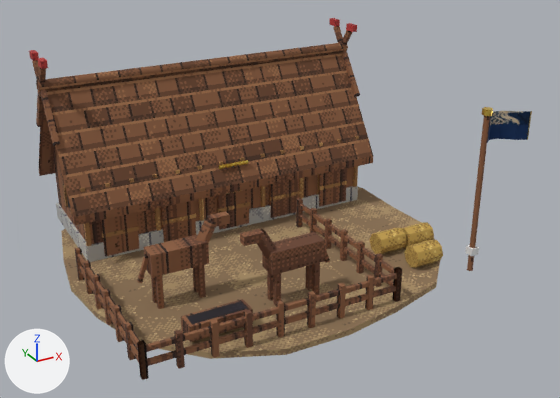
The Blender file art_source/blender/vikings/stable.blend, before and after one commit.
Both versions are drawn from a camera (50 mm lens) standing at (-4.5, -9.11, 5.21) and looking at (0.3, -0.39, 0.85). Every picture has the same lights, and +X, +Y and +Z are marked at lower left. The picture after the commit comes second.

The first picture shows 'vikings_stable'.
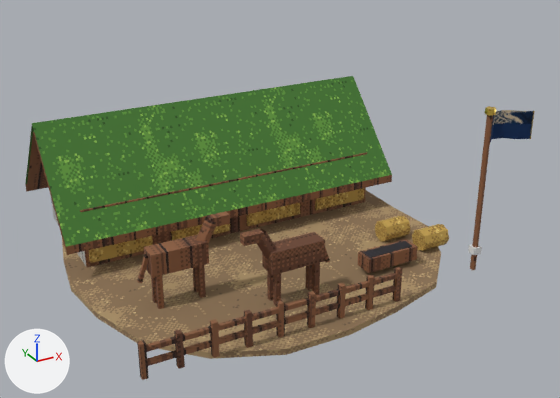
Pixel boxes [x1, y1, x2, y2] of what changed, in the pictures (560 x 398 px; the box of a moved part takes in the faces that stretch with it):
'vikings_stable', reshaped (16% shorter): before [29, 18, 532, 380]; after [25, 76, 535, 380]
part 1 of me_vikings_stable, moved or reshaped: before [401, 222, 434, 245]; after [377, 216, 411, 241]
part 2 of me_vikings_stable, moved or reshaped: before [402, 229, 411, 248]; after [375, 222, 387, 241]
part 3 of me_vikings_stable, moved or reshaped: before [410, 240, 443, 267]; after [418, 224, 449, 250]
part 4 of me_vikings_stable, moved or reshaped: before [404, 246, 419, 268]; after [412, 230, 426, 251]
part 5 of me_vikings_stable, moved or reshaped: before [467, 116, 490, 271]; after [470, 115, 493, 270]
part 6 of me_vikings_stable, rebuilt: before [482, 108, 493, 116]; after [485, 108, 496, 116]
part 7 of me_vikings_stable, rebuilt (not visible before): after [490, 110, 535, 142]
part 8 of me_vikings_stable, rebuilt (not visible afterwards): before [487, 111, 532, 143]
part 9 of me_vikings_stable, rebuilt (not visible afterwards): before [89, 167, 354, 245]
part 10 of me_vikings_stable, deleted (brown): before [29, 18, 479, 380]
part 11 of me_vikings_stable, reshaped: before [56, 186, 358, 262]; after [25, 76, 392, 267]
part 12 of me_vikings_stable, added: after [357, 239, 482, 273]

What changed in the scene script:
```text
Add img_pe_grass:
    img_pe_grass = load_image('PE_Grass', '../../textures/materials/PE_Grass.png', 64, 64, 'sRGB')
Add mat_pe_grass:
    mat_pe_grass = principled_material('PE_Grass')
    mat_pe_grass.texture = img_pe_grass
    mat_pe_grass.roughness = 1.0
Change me_vikings_stable:
    used by ob_vikings_stable; location = (0.0, 0.0, 0.0)
    remove me_vikings_stable.from_pydata(...)  # 1981 vertices, 536 faces; spans x -2.62..2.89, y -2.64..2.58, z 0.0..2.82
    add me_vikings_stable.from_pydata(...)  # 895 vertices, 251 faces; spans x -2.62..2.94, y -2.64..2.58, z 0.0..2.36
    me_vikings_stable part 1: the loose piece of 16 vertices spanning x 1.84..2.26, y -1.41..-1.09, z 0.08..0.39 is moved by (-0.15, 0.35, 0.0)
    me_vikings_stable part 2: the loose piece of 8 vertices spanning x 1.84, y -1.41..-1.09, z 0.08..0.39 is moved by (-0.15, 0.35, 0.0)
    me_vikings_stable part 3: the loose piece of 16 vertices spanning x 1.59..2.01, y -1.91..-1.59, z 0.08..0.39 is moved by (0.4, 0.35, 0.0)
    me_vikings_stable part 4: the loose piece of 8 vertices spanning x 1.59, y -1.91..-1.59, z 0.08..0.39 is moved by (0.4, 0.35, 0.0)
    me_vikings_stable part 5: the loose piece of 10 vertices spanning x 2.22..2.29, y -2.24..-2.16, z 0.08..2.28 is moved by (0.05, 0.0, 0.0)
    me_vikings_stable part 6: the loose piece of 10 vertices spanning x 2.19..2.32, y -2.27..-2.13, z 2.28..2.36 is rebuilt with 10 vertices and now spans x 2.24..2.37, y -2.27..-2.13, z 2.28..2.36
    me_vikings_stable part 7: the loose piece of 10 vertices spanning x 2.29..2.89, y -2.32..-2.09, z 1.88..2.26 is rebuilt with 10 vertices and now spans x 2.34..2.94, y -2.32..-2.09, z 1.88..2.26
    me_vikings_stable part 8: the loose piece of 10 vertices spanning x 2.29..2.89, y -2.32..-2.09, z 1.88..2.26 is rebuilt with 10 vertices and now spans x 2.34..2.94, y -2.32..-2.09, z 1.88..2.26
    me_vikings_stable part 9: the loose piece of 4 vertices spanning x -2.2..2.2, y 0.55, z 0.08..1.18 is rebuilt with 4 vertices and now spans x -2.3..2.3, y 0.4, z 0.08..0.93
    me_vikings_stable part 10: 309 loose pieces with 1288 vertices, spanning x -2.48..2.45, y -2.38..2.35, z 0.08..2.82, are deleted
    me_vikings_stable part 11: 12 vertices removed from x -2.24..2.24, y 0.51..2.19, z 0.08..1.18; 154 vertices added at x -2.6..2.6, y 0.1..2.5, z 0.08..1.93
    me_vikings_stable part 12: 60 vertices added at x 0.9..2.36, y -2.26..-1.47, z 0.16..0.43
    other edits to the shape of me_vikings_stable do not show in these pictures
    remove me_vikings_stable.materials.append(mat_pe_woodlight)  # picture img_pe_woodlight
    remove me_vikings_stable.materials.append(mat_pe_shingle)  # picture img_pe_shingle
    remove me_vikings_stable.materials.append(mat_pe_lacquerred)  # picture img_pe_lacquerred
    add me_vikings_stable.materials.append(mat_pe_grass)  # picture img_pe_grass
```
